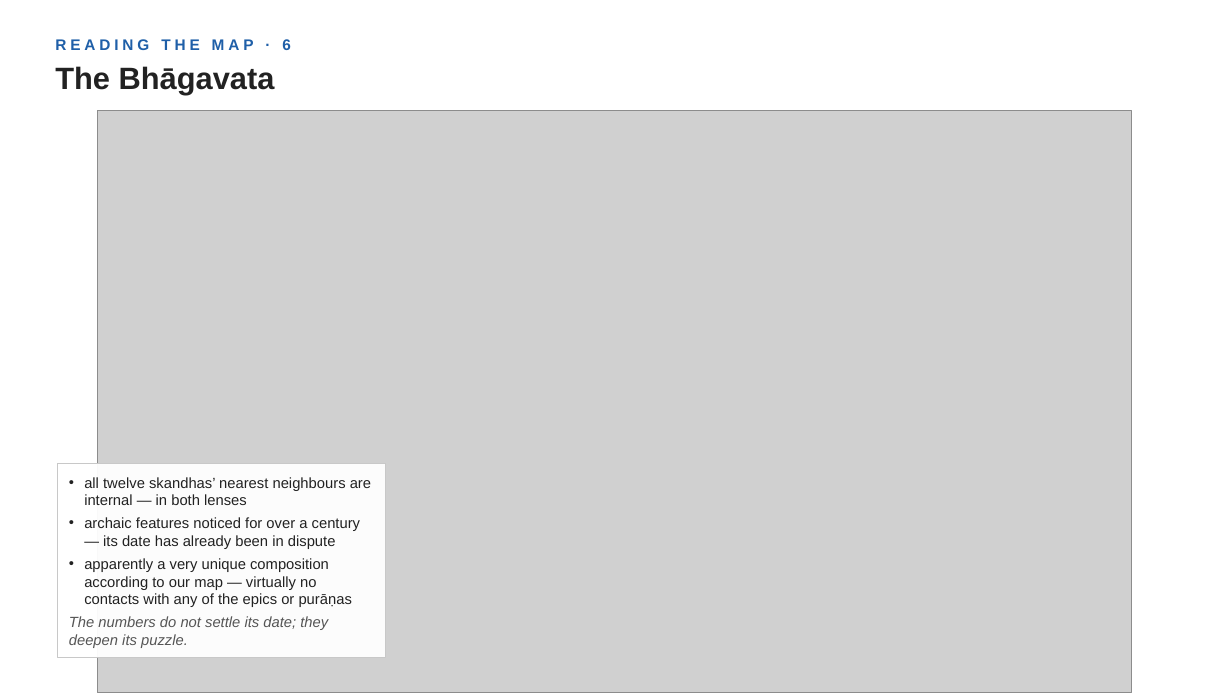
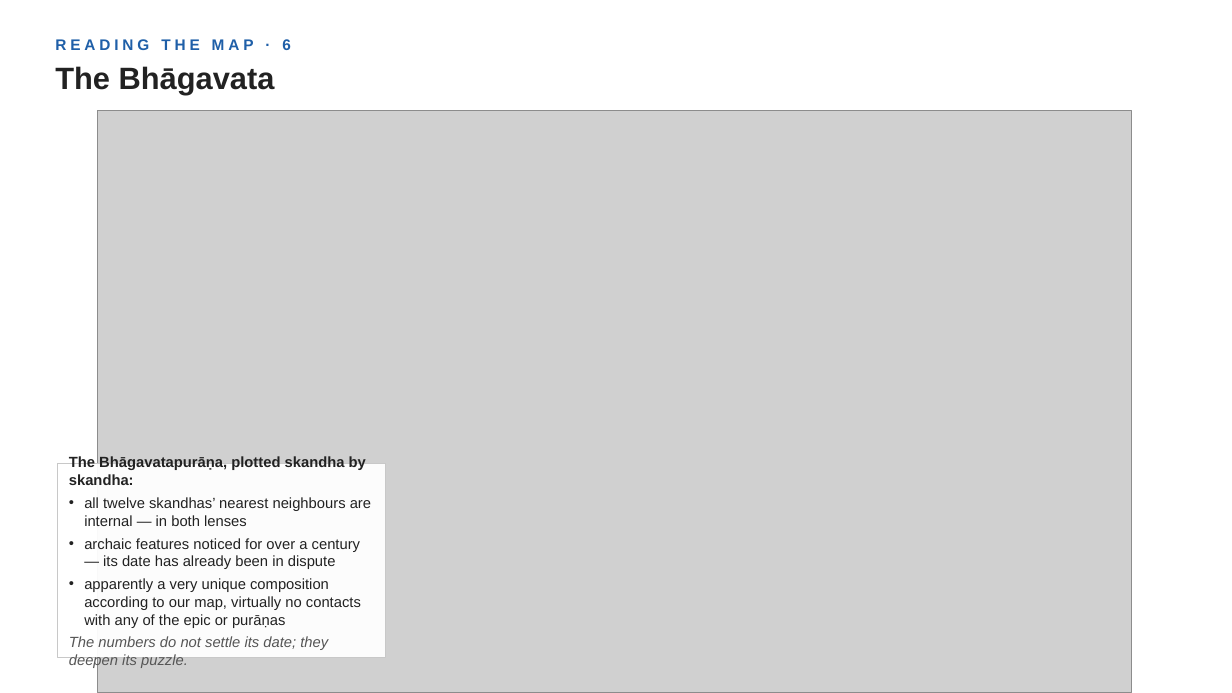
Before and after one commit to kengoharimoto/stylometry-experiments, a slide deck: slide 16 of materials/presentation_2026/chronology_stratification.pptx (slide 15 before the commit). Drawn at 1232x693 pixels with LibreOffice and Linux fonts; fonts in the diff are those of the drawing; grey boxes stand for pictures. Boxes give left, top, right and bottom in pixels: in the first picture for what was removed or moved away, otherwise in the second. Text is boxed around its words. In the diff, an @@ line names an element or a change of style, - is before the commit and + after.

```diff
--- a/materials/presentation_2026/chronology_stratification.pptx
+++ b/materials/presentation_2026/chronology_stratification.pptx
@@ text at <box>69,456,366,485</box>: paragraph added @@
+The Bhāgavatapurāṇa, plotted skandha by skandha:
@@ text at <box>84,578,361,628</box>: text changed @@
-• apparently a very unique composition according to our map — virtually no contacts with any of the epics or purāṇas
+• apparently a very unique composition according to our map, virtually no contacts with any of the epic or purāṇas
```
Also in this commit, not shown: 10 other slides changed, 2 slides added, 1 slide removed, 6 other files.
